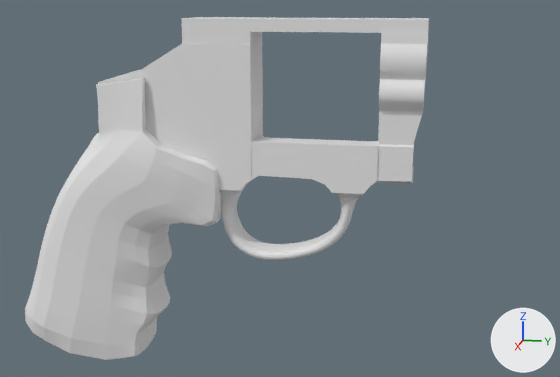
The Blender file DanWesson.blend: old version first, new version second.
Before and after are seen from a 50 mm lens placed at (7.52, 1.07, 1.31), pointed at (-0.07, -0.45, -0.58). Every picture has the same lights, and +X, +Y and +Z are marked at lower right.

Objects in the first picture: 'Grip', 'Plane.001'.
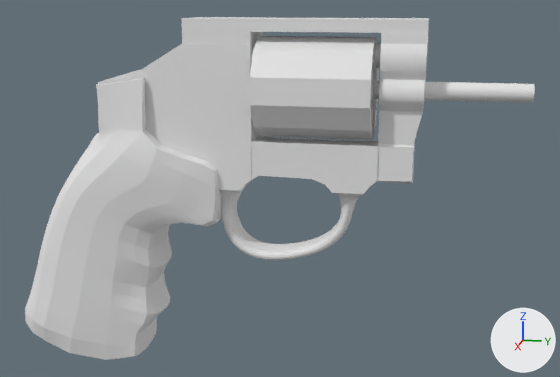
Boxes [x1, y1, x2, y2] around the edits, measured in the pictures (560 x 377 px):
'Circle_005', added: after [250, 36, 379, 140]
'Plane.004', added: after [374, 42, 535, 103]

What changed in the scene script:
```text
Add me_plane_006:
    me_plane_006.from_pydata(...)  # 224 vertices, 160 faces; spans x -0.12..0.12, y 1.34..3.27, z -0.49..0.05
Add me_circle_005:
    me_circle_005.from_pydata(...)  # 48 vertices, 38 faces; spans x -0.469..0.469, y -0.562..0.556, z -0.508..0.453
Add me_circle_004:
    me_circle_004.from_pydata(...)  # 144 vertices, 84 faces; spans x -0.39..0.39, y -0.89..0.88, z -0.43..0.41
Add cu_circle_000:
    cu_circle_000 = bpy.data.curves.new('Circle.000', 'CURVE')
    cu_circle_000.dimensions = '3D'
    _sp = cu_circle_000.splines.new('POLY'); _sp.points.add(11)
    _sp.points.foreach_set('co', [0.0177, 0.556, 0.288, 0.0, 0.173, 0.556, 0.237, 0.0, 0.282, 0.556, 0.115, 0.0, 0.315, 0.556, -0.045, 0.0, 0.264, 0.556, -0.2, 0.0, 0.142, 0.556, -0.309, 0.0, -0.0177, 0.556, -0.342, 0.0, -0.173, 0.556, -0.291, 0.0, -0.282, 0.556, -0.17, 0.0, -0.315, 0.556, -0.00959, 0.0, -0.264, 0.556, 0.146, 0.0, -0.142, 0.556, 0.254, 0.0])
    _sp.order_v = 0
    _sp.resolution_v = 0
    _sp.use_cyclic_u = True
    _sp.use_smooth = False
    cu_circle_000.path_duration = 6
    cu_circle_000.use_path = True
    cu_circle_000.use_path_follow = True
    cu_circle_000.use_path_clamp = True
    cu_circle_000.bevel_resolution = 0
    cu_circle_000.eval_time = 1.0
    cu_circle_000.fill_mode = 'HALF'
Add ob_plane_004:
    ob_plane_004 = bpy.data.objects.new('Plane.004', me_plane_006)
    ob_plane_004.location = (0.0, -1.318, 0.855)
    _m = ob_plane_004.modifiers.new('Subsurf', 'SUBSURF')
    _m.levels = 2
Add ob_circle_005:
    ob_circle_005 = bpy.data.objects.new('Circle_005', me_circle_005)
    ob_circle_005.location = (0.0, -0.063, 0.497)
    _m = ob_circle_005.modifiers.new('Boolean', 'BOOLEAN')
    _m.object = ob_circle_004
    _m.solver = 'FLOAT'
Add ob_circle_004:
    ob_circle_004 = bpy.data.objects.new('Circle_004', me_circle_004)
    ob_circle_004.parent = ob_circle_000
    ob_circle_004.matrix_parent_inverse = Matrix(((0.0, -1.0, 0.0, 0.493), (1.0, 0.0, 0.0, 0.0), (0.0, 0.0, 1.0, -0.803), (0.0, 0.0, 0.0, 1.0)))
    ob_circle_004.location = (0.0, -0.0634, 0.497)
    ob_circle_004.hide_render = True
Add ob_circle_000:
    ob_circle_000 = bpy.data.objects.new('Circle.000', cu_circle_000)
    ob_circle_000.location = (0.0, -0.0634, 0.497)
    ob_circle_000.hide_render = True
```
